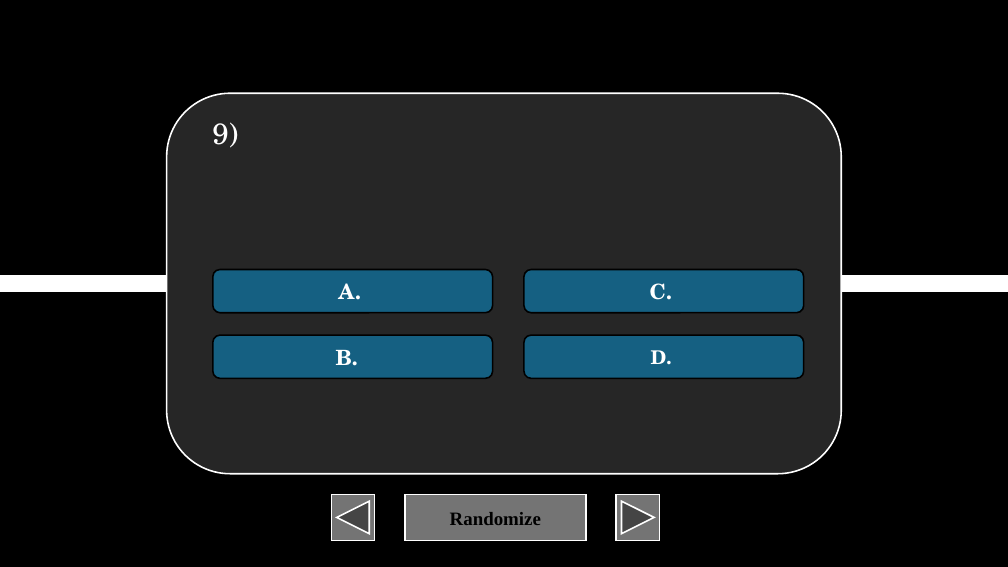
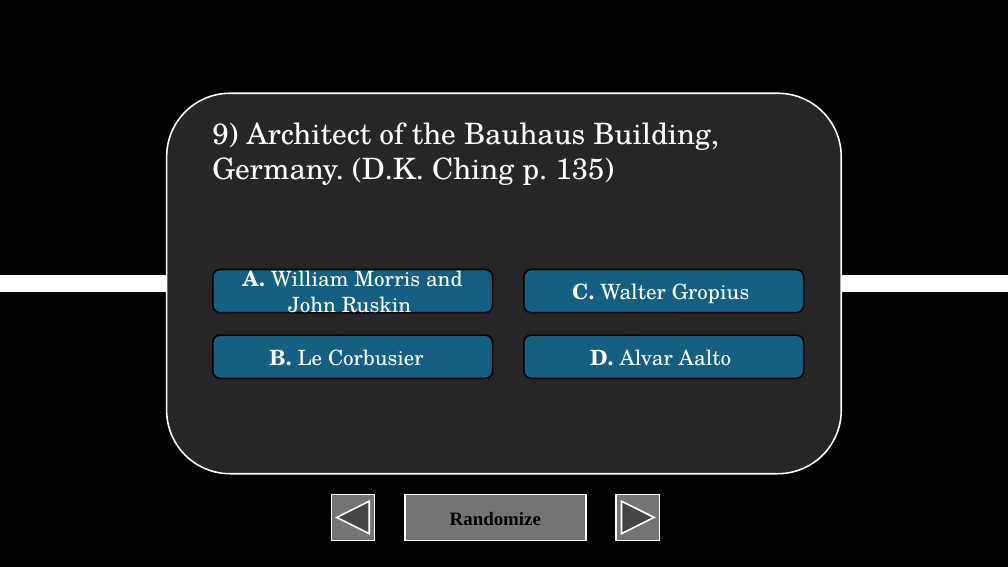
Before and after one commit to XIvanSolomonX/Archi-Reviewer, a slide deck: slide 10 of TOA.pptm. Drawn at 1008x567 pixels with LibreOffice and Linux fonts; fonts in the diff are those of the drawing. Boxes give left, top, right and bottom in pixels: in the first picture for what was removed or moved away, otherwise in the second. Text is boxed around its words. In the diff, an @@ line names an element or a change of style, - is before the commit and + after.

```diff
--- a/TOA.pptm
+++ b/TOA.pptm
@@ text at (212,122,719,185): text changed @@
-9)
+9) Architect of the Bauhaus Building, Germany. (D.K. Ching p. 135)
@@ text in rounded rectangle at (243,265,463,318): text changed; bold off @@
-A.
+A. William Morris and John Ruskin
@@ text in rounded rectangle at (572,283,749,304): text changed; bold off @@
-C.
+C. Walter Gropius
@@ text in rounded rectangle at (269,349,424,366): text changed; bold off @@
-B.
+B. Le Corbusier
@@ text in rounded rectangle at (590,349,732,366): text changed; size 18 to 20 pt; bold off @@
-D.
+D. Alvar Aalto
```
Also in this commit, not shown: 10 other slides changed, 40 slides added.
